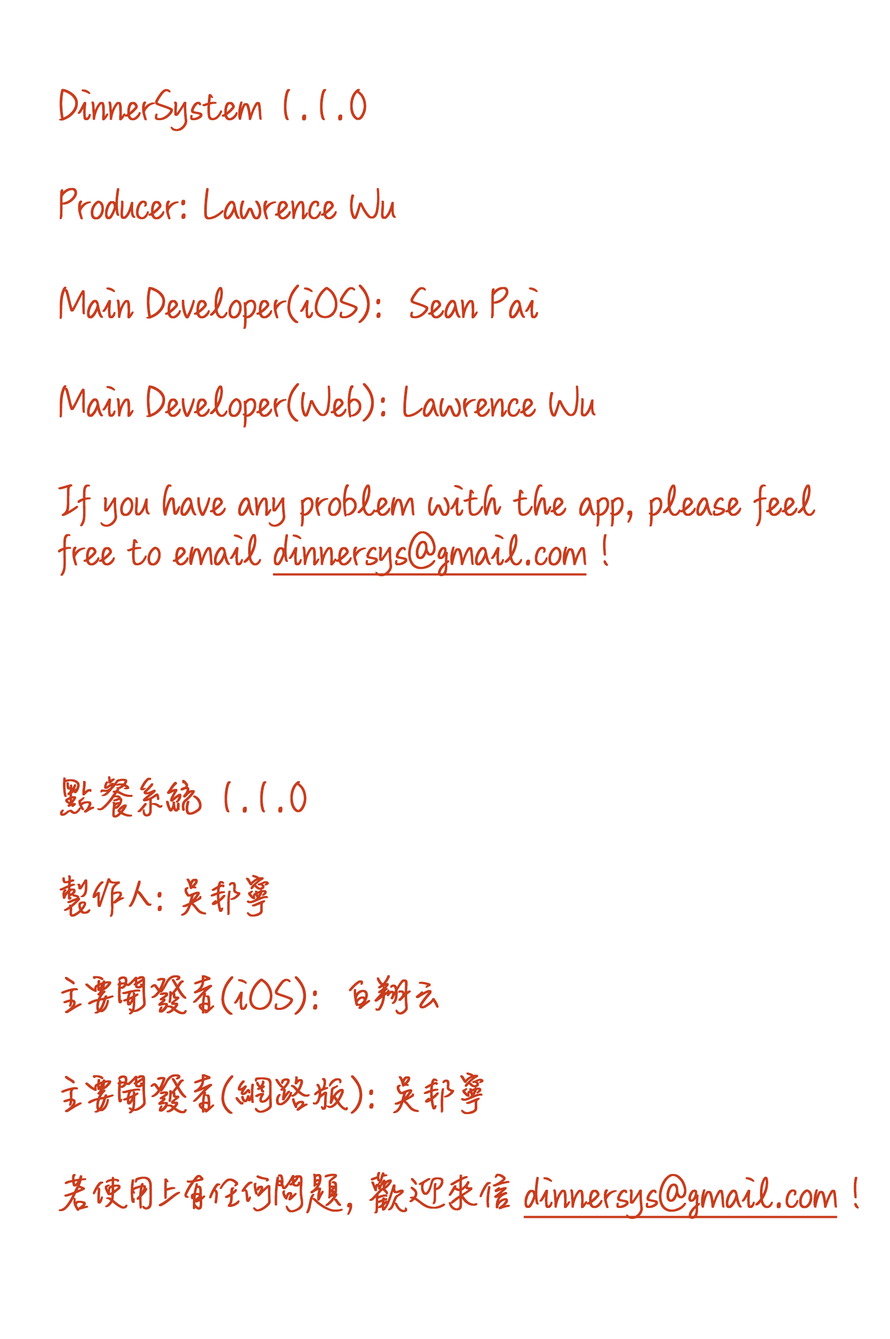
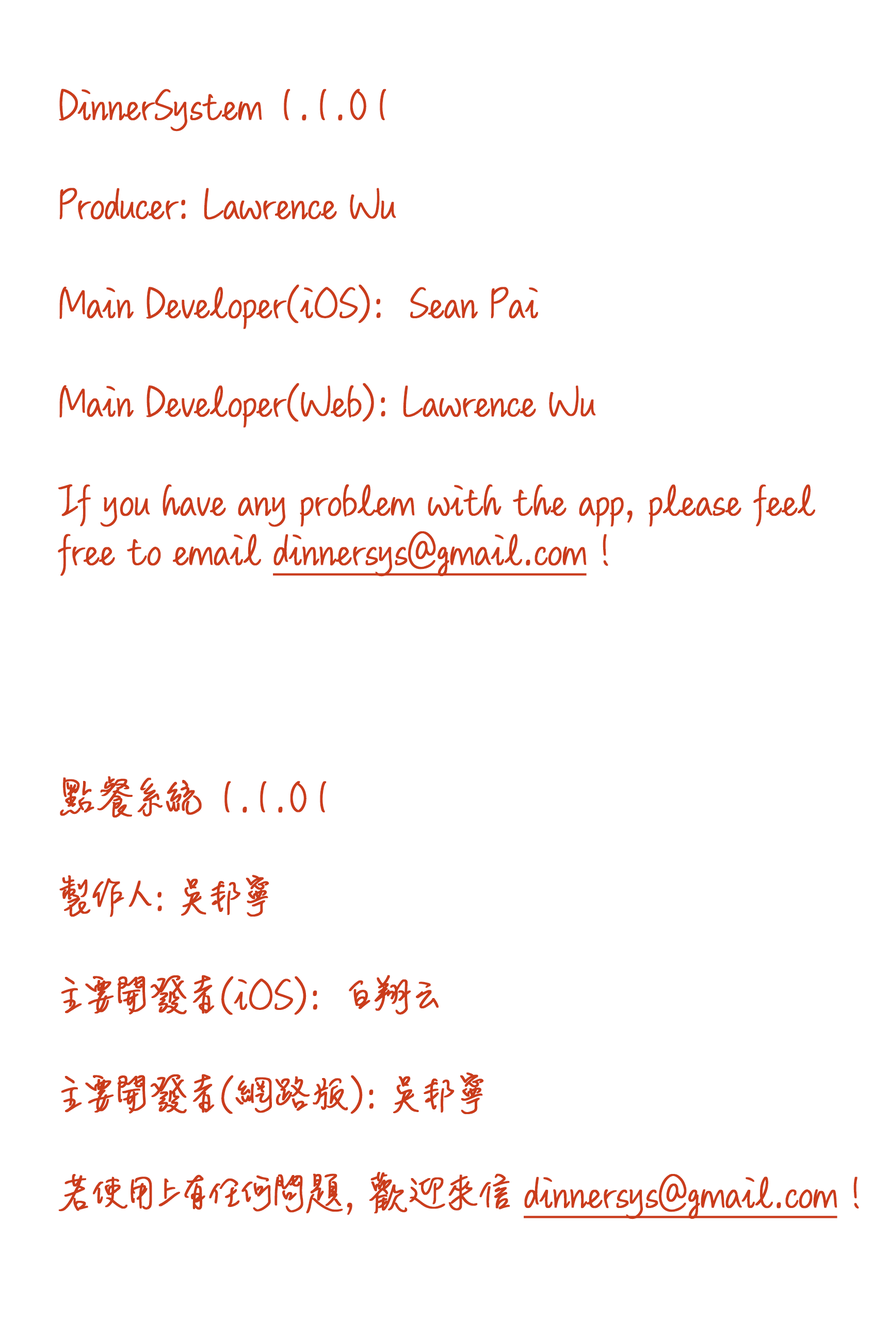
Two versions of the same layered image (w=890, h=1339). Layer-by-layer changes:
renamed "DinnerSystem 1.1.0 Producer: Lawrence Wu Main Developer(iOS):" to "DinnerSystem 1.1.01 Producer: Lawrence Wu Main Developer(iOS)", painted on it over [319, 88, 387, 813]
